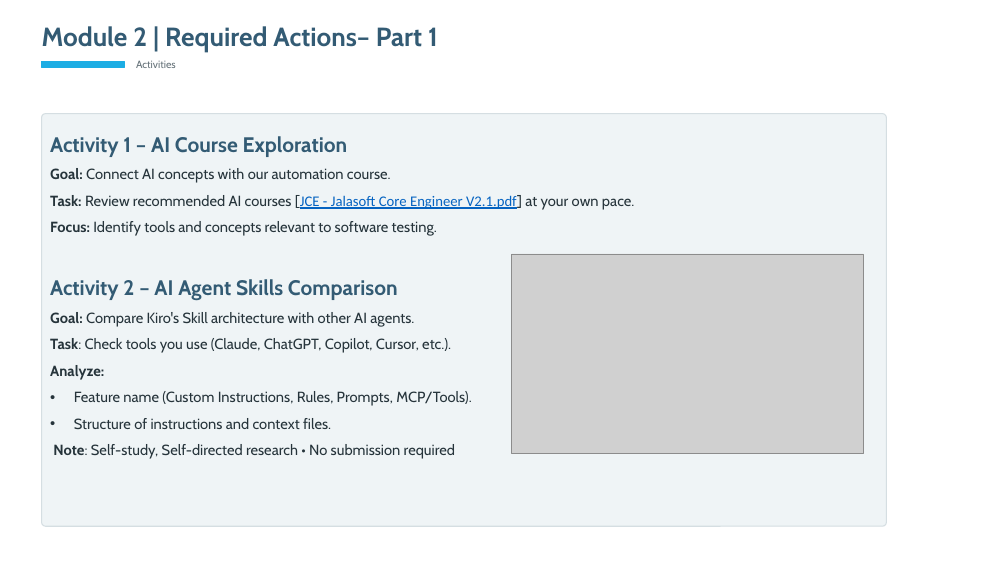
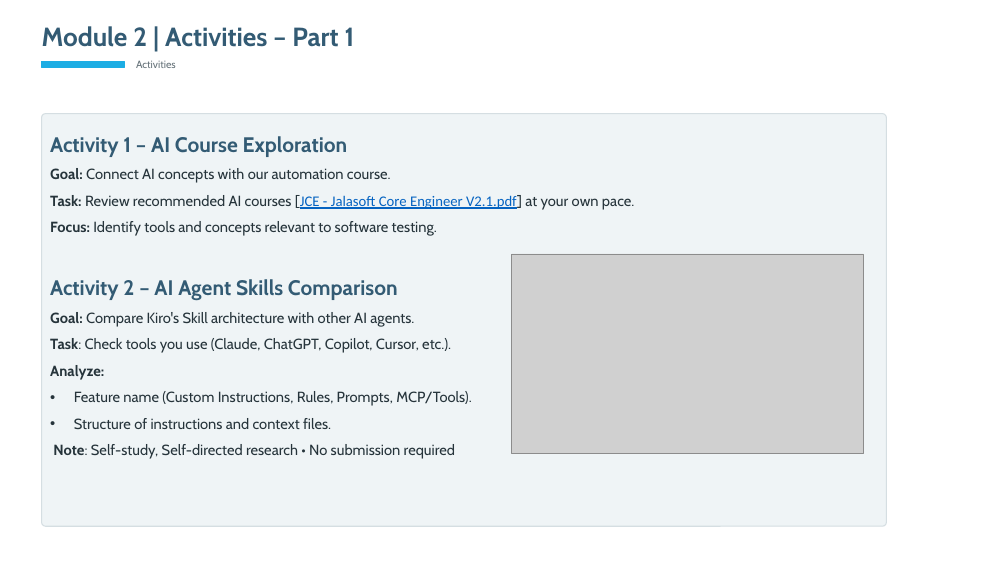
Before and after one commit to anaelince/web-automation, a slide deck: slide 18 of docs/M2-Introduction.pptx (slide 20 before the commit). Drawn at 1008x567 pixels with LibreOffice and Linux fonts; fonts in the diff are those of the drawing; grey boxes stand for pictures. Boxes give left, top, right and bottom in pixels: in the first picture for what was removed or moved away, otherwise in the second. Text is boxed around its words. In the diff, an @@ line names an element or a change of style, - is before the commit and + after.

```diff
--- a/docs/M2-Introduction.pptx
+++ b/docs/M2-Introduction.pptx
@@ text at bbox=[42, 26, 355, 47]: text changed @@
-Module 2 | Required Actions– Part 1
+Module 2 | Activities – Part 1
```
Also in this commit, not shown: 3 other slides changed, 1 slide added, 4 slides removed.
